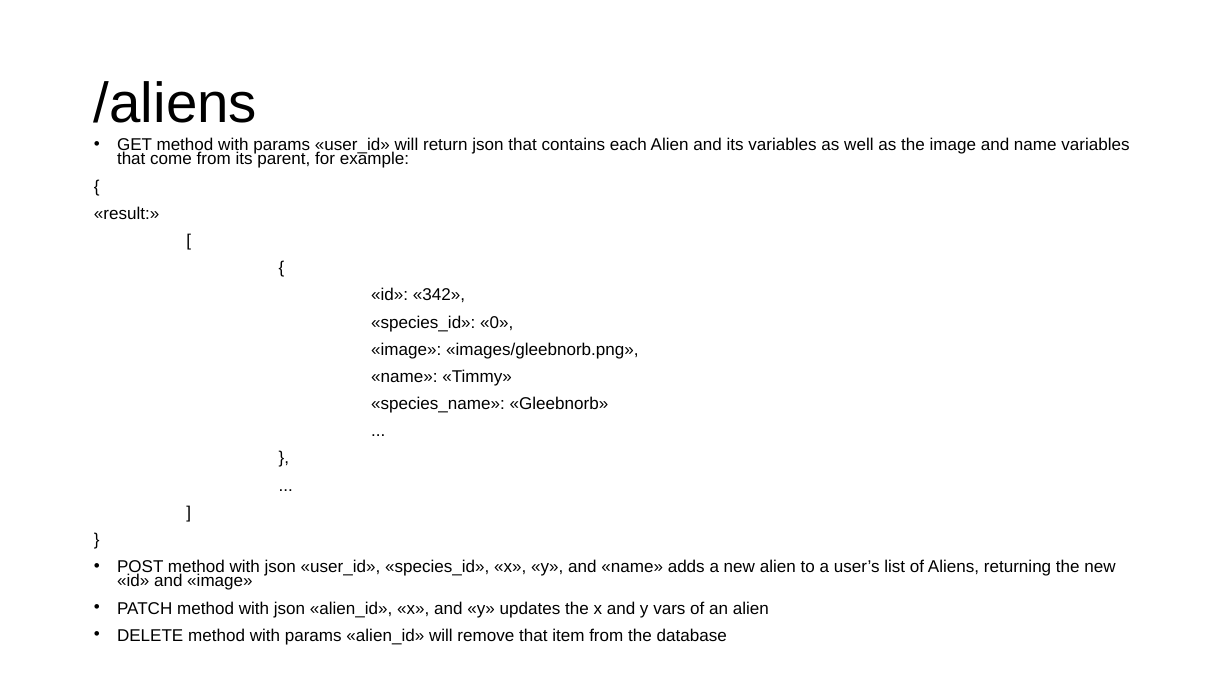
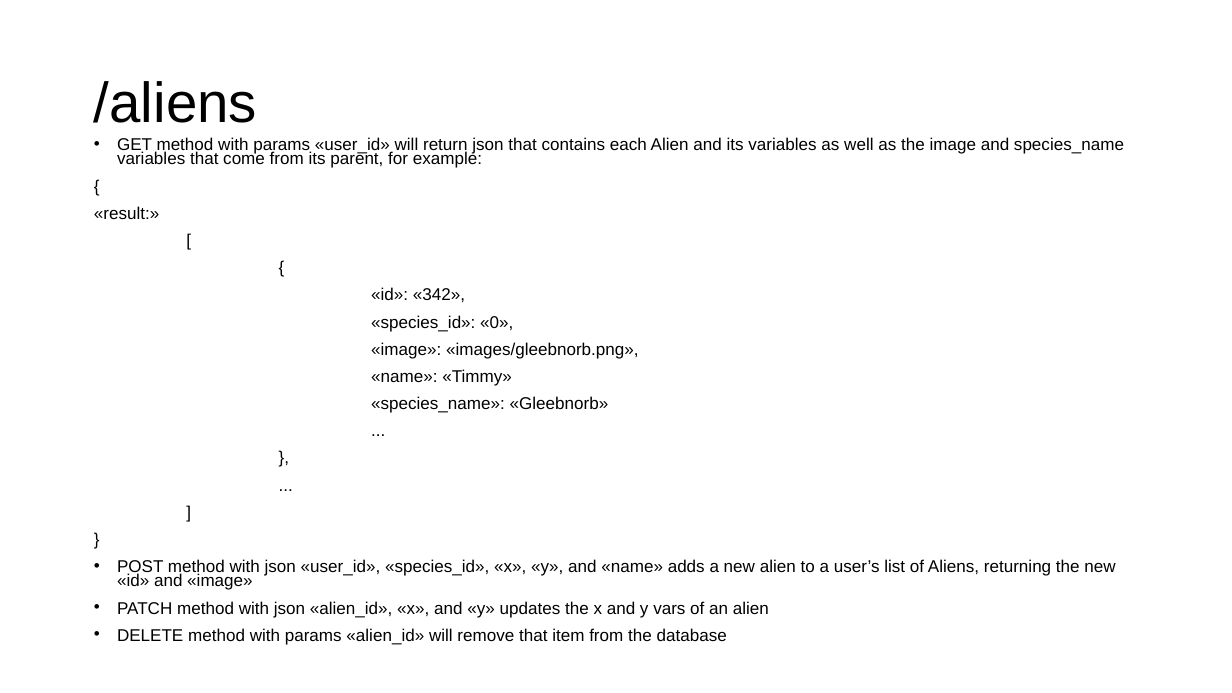
Before and after one commit to gmfk07/iu2018-backend, a slide deck: slide 30 of iu-spec-backend.pptx. Drawn at 1232x693 pixels with LibreOffice and Linux fonts; fonts in the diff are those of the drawing. Boxes give left, top, right and bottom in pixels: in the first picture for what was removed or moved away, otherwise in the second. Text is boxed around its words. In the diff, an @@ line names an element or a change of style, - is before the commit and + after.

Commit message:
Added User-Alien Relations

```diff
--- a/iu-spec-backend.pptx
+++ b/iu-spec-backend.pptx
@@ text at <box>117,137,1124,168</box>: text changed @@
-• GET method with params «user_id» will return json that contains each Alien and its variables as well as the image and name variables that come from its parent, for example:
+• GET method with params «user_id» will return json that contains each Alien and its variables as well as the image and species_name variables that come from its parent, for example:
```
Also in this commit, not shown: 3 other slides changed, 3 other files.
